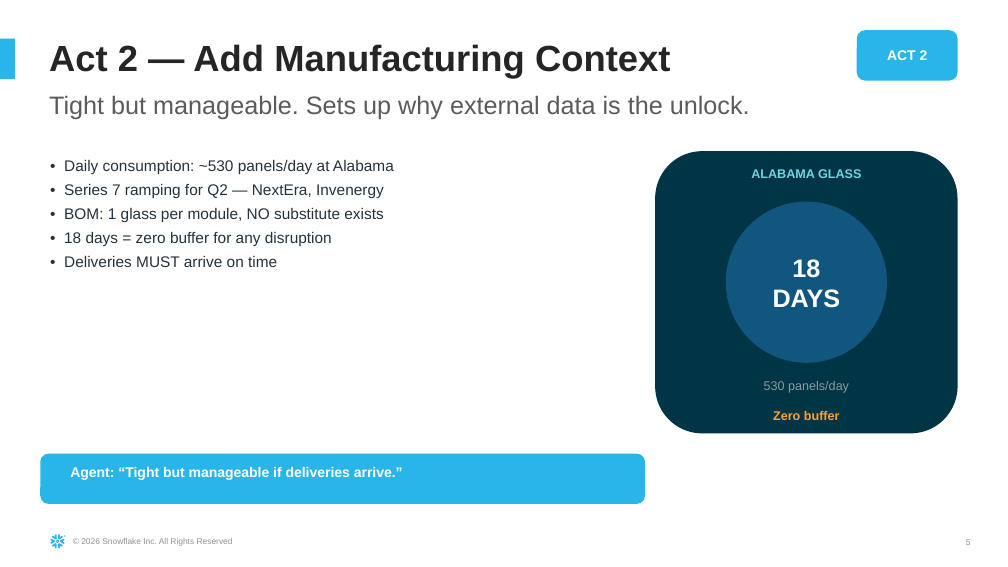
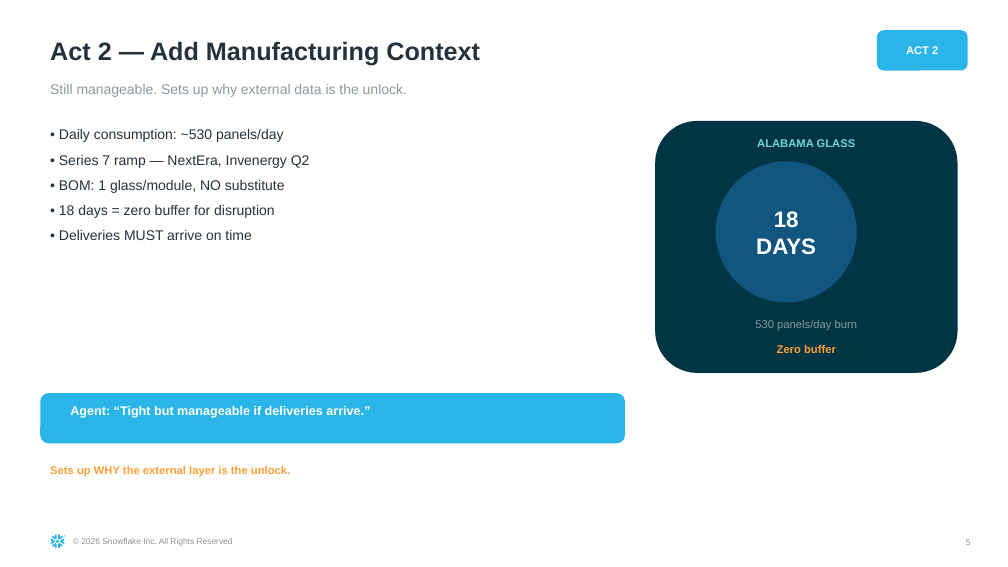
Before and after one commit to sfc-gh-sdickson/First-Solar, a slide deck: slide 5 of docs/First_Solar_Demo_Narrative.pptx. Drawn at 1008x567 pixels with LibreOffice and Linux fonts; fonts in the diff are those of the drawing. Boxes give left, top, right and bottom in pixels: in the first picture for what was removed or moved away, otherwise in the second. Text is boxed around its words. In the diff, an @@ line names an element or a change of style, - is before the commit and + after.

Commit message:
Fix PPTX: eliminate Click-to-add boxes, fix text sizing
Uses Blank layout (layout 19) for all content slides - zero empty
placeholders means no "Click to add" text anywhere. All font sizes
reduced (7-10pt body, 18pt titles) to fit within 10x5.62 dimensions.
Only Cover, Quote, Divider, and Thank You use template layouts with
all their placeholders properly filled.

.... Generated with [Cortex Code](https://docs.snowflake.com/en/user-guide/cortex-code/cortex-code)

```diff
--- a/docs/First_Solar_Demo_Narrative.pptx
+++ b/docs/First_Solar_Demo_Narrative.pptx
@@ rectangle removed at [0,38,15,79] @@
@@ text "Act 2 — Add Manufacturing ..." at [50,41,480,66]: size 26 to 18 pt, text colour #252525 to #24323D; line spacing 0.85 to 1 @@
@@ rounded rectangle "ACT 2": place and size @@
-rounded rectangle "ACT 2" at [857,30,958,81]
+rounded rectangle "ACT 2" at [877,30,968,71]
@@ rounded rectangle "ACT 2" at [877,30,968,71]: size 10 to 8 pt @@
@@ text at [50,84,407,97]: text changed; size 18 to 10 pt; text colour #5B5B5B to #8A999E @@
-Tight but manageable. Sets up why external data is the unlock.
+Still manageable. Sets up why external data is the unlock.
@@ text "• Daily consumption: ~530 panels/day": place and size @@
-text "• Daily consumption: ~530 panels/day" at [64,160,394,267]
+text "• Daily consumption: ~530 panels/day" at [59,129,310,240]
@@ text at [59,129,310,218]: text changed; size 11 to 10 pt @@
-• Daily consumption: ~530 panels/day at Alabama
-• Series 7 ramping for Q2 — NextEra, Invenergy
-• BOM: 1 glass per module, NO substitute exists
-• 18 days = zero buffer for any disruption
+• Daily consumption: ~530 panels/day
+• Series 7 ramp — NextEra, Invenergy Q2
+• BOM: 1 glass/module, NO substitute
+• 18 days = zero buffer for disruption
@@ rounded rectangle: place and size @@
-rounded rectangle at [655,151,958,433]
+rounded rectangle at [655,121,958,373]
@@ text "ALABAMA GLASS": place and size @@
-text "ALABAMA GLASS" at [751,169,861,178]
+text "ALABAMA GLASS" at [757,139,856,147]
@@ text "ALABAMA GLASS" at [757,139,856,147]: size 9 to 8 pt @@
@@ ellipse "18 DAYS": place and size @@
-ellipse "18 DAYS" at [726,202,887,363]
+ellipse "18 DAYS" at [716,161,857,302]
@@ ellipse "18 DAYS" at [716,161,857,302]: size 18 to 16 pt @@
@@ text at [59,230,251,240]: size 11 to 10 pt in "• Deliveries MUST arrive on time"; more space between paragraphs @@
@@ text at [755,320,857,330]: text changed; size 9 to 8 pt @@
-530 panels/day
+530 panels/day burn
@@ text "Zero buffer" at [777,345,836,353]: size 9 to 8 pt @@
@@ text "Zero buffer": place and size @@
-text "Zero buffer" at [773,411,840,420]
+text "Zero buffer" at [777,345,836,353]
@@ rounded rectangle: place and size @@
-rounded rectangle at [40,454,645,504]
+rounded rectangle at [40,393,625,444]
@@ text "Agent: “Tight but manageable if ...": place and size @@
-text "Agent: “Tight but manageable if ..." at [70,467,403,480]
+text "Agent: “Tight but manageable if ..." at [70,406,370,418]
@@ text "Agent: “Tight but manageable if ..." at [70,406,370,418]: size 10 to 9 pt @@
@@ text added at [50,466,290,477], 8 pt, text #FF9F36, bold @@
+Sets up WHY the external layer is the unlock.
```
Also in this commit, not shown: 10 other slides changed, 1 slide added, 1 slide removed.
